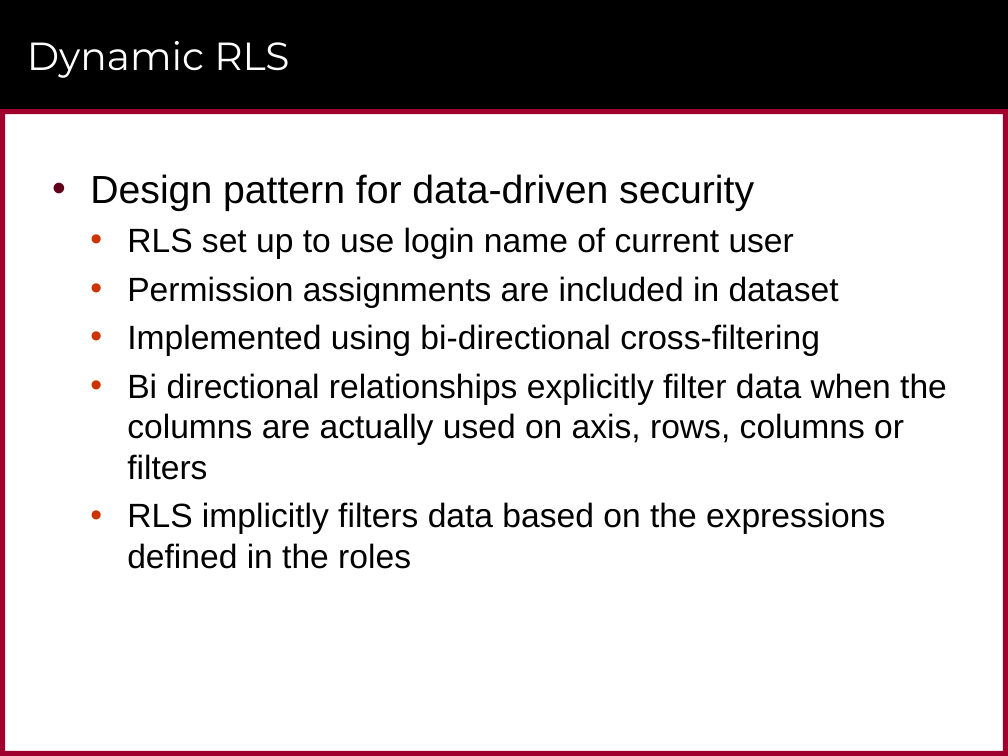
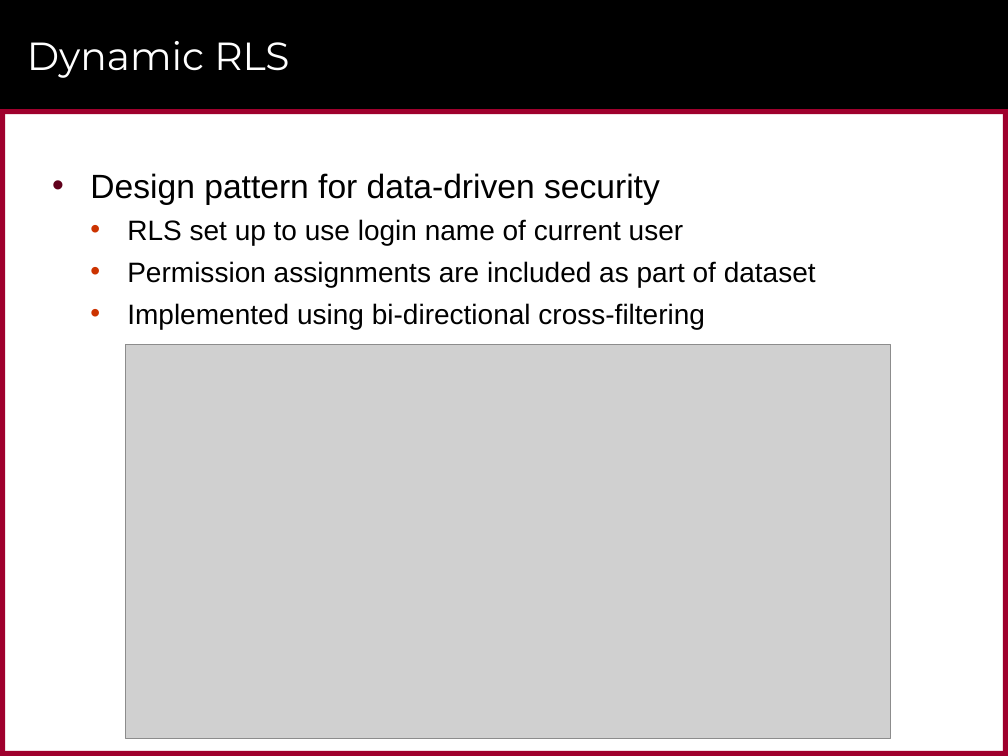
Before and after one commit to CriticalPathTraining/Summit2017, a slide deck: slide 38 of Power BI Security Best Practices.pptx (slide 30 before the commit). Drawn at 1008x756 pixels with LibreOffice and Linux fonts; fonts in the diff are those of the drawing; grey boxes stand for pictures; background and template pictures are left out. Boxes give left, top, right and bottom in pixels: in the first picture for what was removed or moved away, otherwise in the second. Text is boxed around its words. In the diff, an @@ line names an element or a change of style, - is before the commit and + after.

```diff
--- a/Power BI Security Best Practices.pptx
+++ b/Power BI Security Best Practices.pptx
@@ text at (90, 173, 705, 329): size 28 to 24 pt in "Design pattern for data-driven security"; size 24 to 20 pt in "RLS set up to use login name ...", "Implemented using bi-directional cross-filtering" @@
@@ text at (127, 261, 816, 287): text changed; size 24 to 20 pt @@
-  • Permission assignments are included in dataset
+  • Permission assignments are included as part of dataset
@@ picture added at (126, 345, 890, 739) @@
@@ text at (127, 373, 947, 569): paragraphs removed @@
-  • Bi directional relationships explicitly filter data when the columns are actually used on axis, rows, columns or filters
-  • RLS implicitly filters data based on the expressions defined in the roles
```
Also in this commit, not shown: 20 other slides changed, 18 slides added, 7 slides removed, 1 other file.
